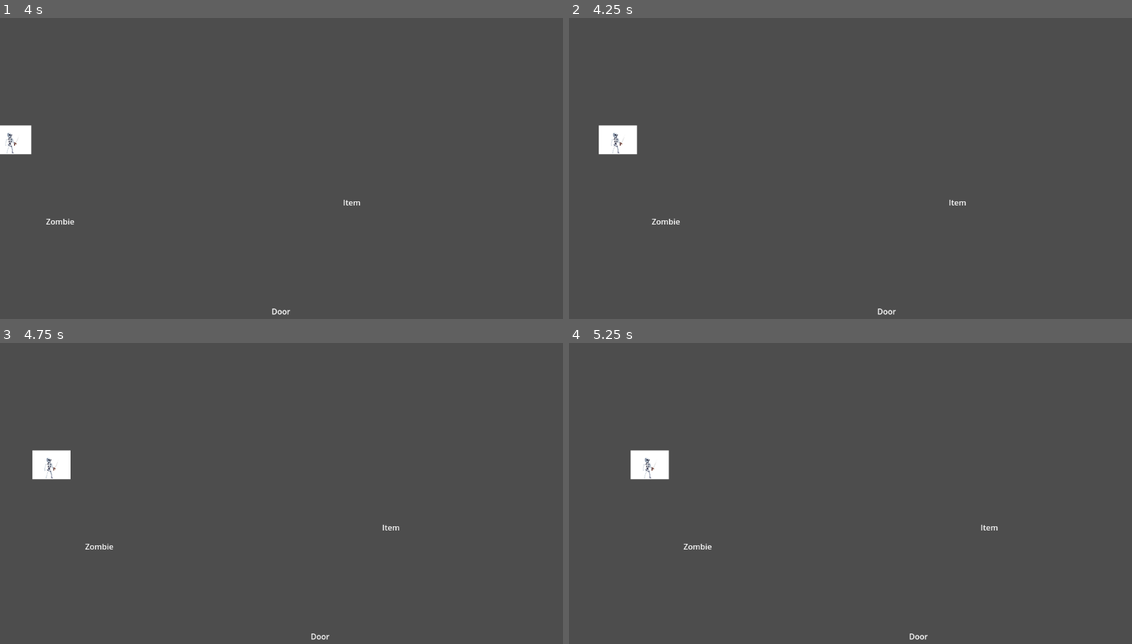
Above: before the commit, frames 1-4 (two rows, left to right).
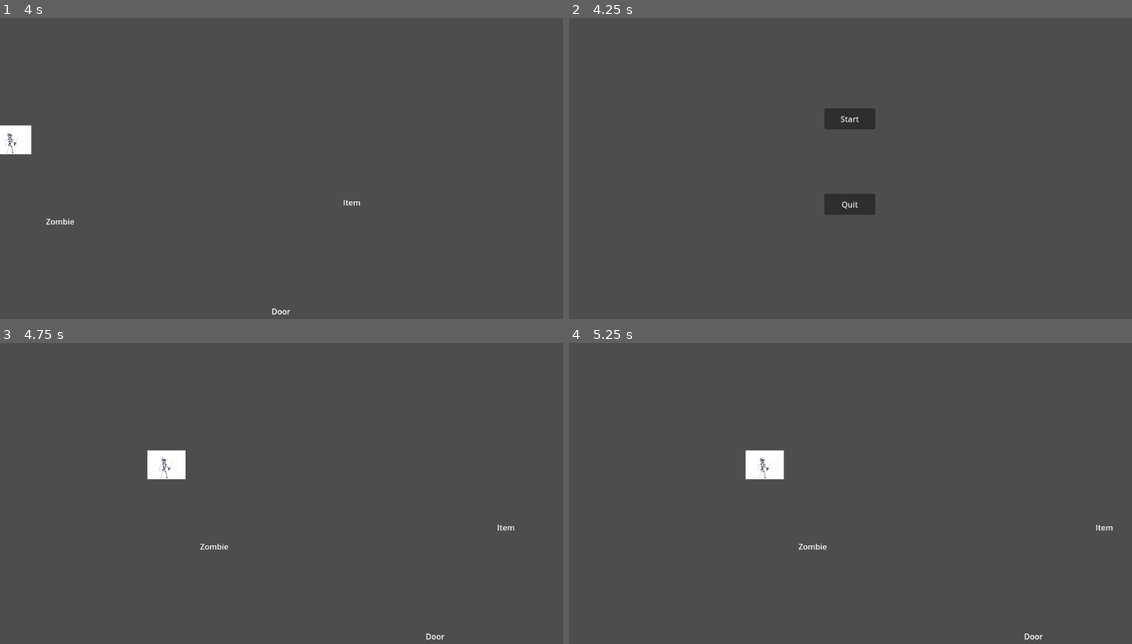
Above: after the commit, the same moments.

Repository: DrakeMitchell/Mercyman
Game: Godot game, scene res://Scenes/Main.tscn
Same seed, same stepped clock (60 frames per second), same inputs: the game is played once before the commit and once after it.
Inputs (mouse positions are in pixels of both pictures, inside the frame that each line leads up to):
- Up to frame 1 (4 s): tap Enter at 0.5 s; hold Right (ui_right) 0.53-1.28 s; tap I (Interact) at 0.6, 1.35, 2.3, 2.85, 3.6 s; hold Down (ui_down) 1.28-2.03 s; hold Right (ui_right) 2.03-2.78 s; tap X (click_button) at 2.1 s; hold Up (ui_up) 2.78-3.53 s; hold Left (ui_left) from 3.53 s (still down)
- Up to frame 2 (4.25 s): keep holding Left (ui_left); tap Escape (Pause) at 4.15 s
- Up to frame 3 (4.75 s): release Left (ui_left) at 4.25 s; click (281, 445) at 4.25 s, where only the run after the commit has a clickable "Start"
- Up to frame 4 (5.25 s): tap Space at 5 s; hold Left (ui_left) from 5.03 s (still down); tap X (click_button) at 5.1 s

Frame 1 is identical in both runs. In frame 2, 2.0% of the frame differs, in the area x 5-71%, y 29-99%; in frame 3, 1.6%; in frame 4, 1.6%.

Commit message:
Changed to 4.3 and added pause menu/back button

Diff:
--- /dev/null
+++ b/Scenes/Start Menu.tscn
@@ -0,0 +1,25 @@
+[gd_scene load_steps=2 format=3 uid="uid://bw8drxw4wgct7"]
+
+[ext_resource type="Script" path="res://Scenes/start_menu.gd" id="1_rfddy"]
+
+[node name="StartMenu" type="Node2D"]
+script = ExtResource("1_rfddy")
+
+[node name="Camera2D" type="Camera2D" parent="."]
+
+[node name="Button2" type="Button" parent="."]
+offset_left = -54.0
+offset_top = 36.0
+offset_right = 50.0
+offset_bottom = 79.0
+text = "Quit"
+
+[node name="Button" type="Button" parent="."]
+offset_left = -54.0
+offset_top = -139.0
+offset_right = 50.0
+offset_bottom = -96.0
+text = "Start"
+
+[connection signal="pressed" from="Button2" to="." method="_on_Quit_Button_pressed"]
+[connection signal="pressed" from="Button" to="." method="_on_button_pressed"]
--- /dev/null
+++ b/Scenes/start_menu.gd
@@ -0,0 +1,23 @@
+extends Node2D
+
+
+# Called when the node enters the scene tree for the first time.
+func _ready() -> void:
+	Input.mouse_mode = Input.MOUSE_MODE_VISIBLE # Replace with function body.
+
+
+# Called every frame. 'delta' is the elapsed time since the previous frame.
+func _process(delta: float) -> void:
+	if Input.is_action_just_pressed("Pause"):
+		_QuitGame()
+
+
+func _on_Quit_Button_pressed() -> void:
+	_QuitGame()
+
+func _QuitGame():
+	get_tree().quit()# Replace with function body.
+
+
+func _on_button_pressed() -> void:
+	get_tree().change_scene_to_file("res://Scenes/Main.tscn") # Replace with function body.
--- a/Scripts/Main.gd
+++ b/Scripts/Main.gd
@@ -29,13 +29,27 @@
 
 func _process(delta):
 
+
+
 	if Interacting:
 		if not InBattleScene:
 			if Input.is_action_just_pressed("Interact"):
 				Popup()
+			elif Input.is_action_just_pressed("Pause"):
+				print_debug("test")
+				get_tree().change_scene_to_file("res://Scenes/Start Menu.tscn")
+	if not InBattleScene:
+		if Input.is_action_just_pressed("Pause"):
+			print_debug("test")
+			get_tree().change_scene_to_file("res://Scenes/Start Menu.tscn")
 	if InBattleScene:
 		if Input.is_action_just_pressed("Interact"):
 			Battlemode.emit()
+
+		elif Input.is_action_just_pressed("Pause"):
+			EnemyInfo.setInBattleScene(false)
+			get_tree().change_scene_to_file("res://Scenes/Main.tscn")
+			#$Player.set_postion(Vector2(100,100))
 			#updateLabel()
 
 
--- a/project.godot
+++ b/project.godot
@@ -12,7 +12,7 @@
 
 config/name="Re Gaiden"
 run/main_scene="res://Scenes/Main.tscn"
-config/features=PackedStringArray("4.2", "Forward Plus")
+config/features=PackedStringArray("4.3", "Forward Plus")
 config/icon="res://icon.svg"
 
 [autoload]
@@ -22,22 +22,21 @@
 [display]
 
 window/size/mode=2
-mouse_cursor/custom_image="res://Assets/Untitled.png"
 
 [input]
 
 Interact={
 "deadzone": 0.5,
-"events": [Object(InputEventKey,"resource_local_to_scene":fa …(169 unchanged characters)… _keycode":73,"key_label":0,"unicode":0,"echo":false,"script":null)
+"events": [Object(InputEventKey,"resource_local_to_scene":fa …(169 unchanged characters)… _keycode":73,"key_label":0,"unicode":0,"location":0,"echo":false,"script":null)
 ]
 }
 click_button={
 "deadzone": 0.5,
-"events": [Object(InputEventKey,"resource_local_to_scene":fa …(172 unchanged characters)… eycode":88,"key_label":0,"unicode":120,"echo":false,"script":null)
+"events": [Object(InputEventKey,"resource_local_to_scene":fa …(172 unchanged characters)… eycode":88,"key_label":0,"unicode":120,"location":0,"echo":false,"script":null)
 ]
 }
 Pause={
 "deadzone": 0.5,
-"events": [Object(InputEventKey,"resource_local_to_scene":fa …(175 unchanged characters)… ode":4194305,"key_label":0,"unicode":0,"echo":false,"script":null)
+"events": [Object(InputEventKey,"resource_local_to_scene":fa …(175 unchanged characters)… ode":4194305,"key_label":0,"unicode":0,"location":0,"echo":false,"script":null)
 ]
 }
